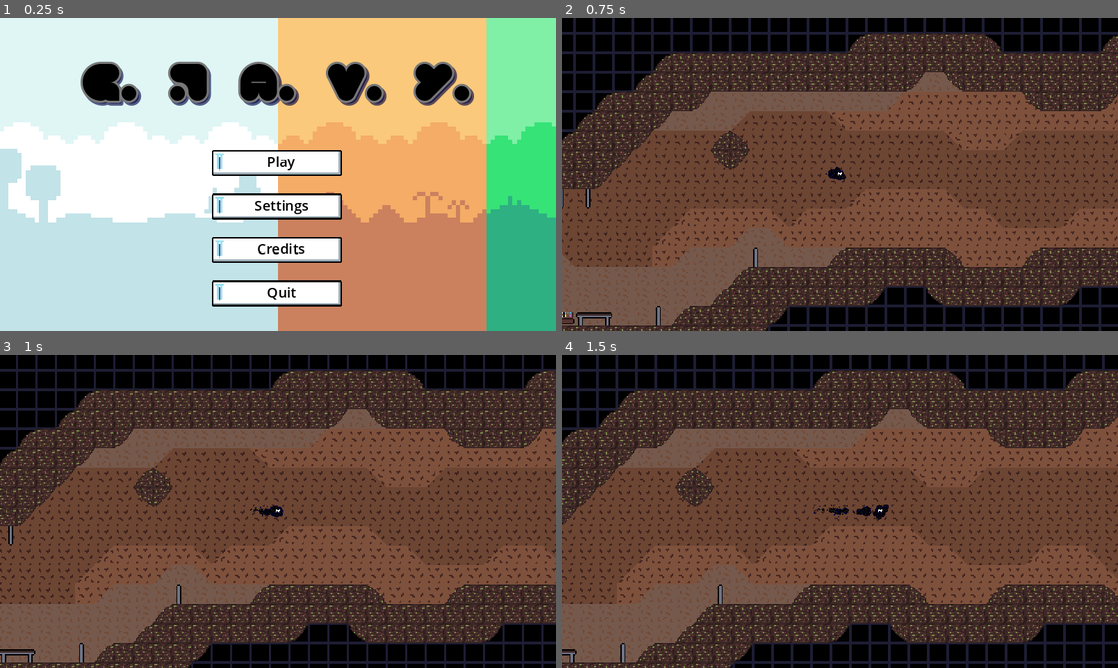
Above: before the commit, frames 1-4 (two rows, left to right).
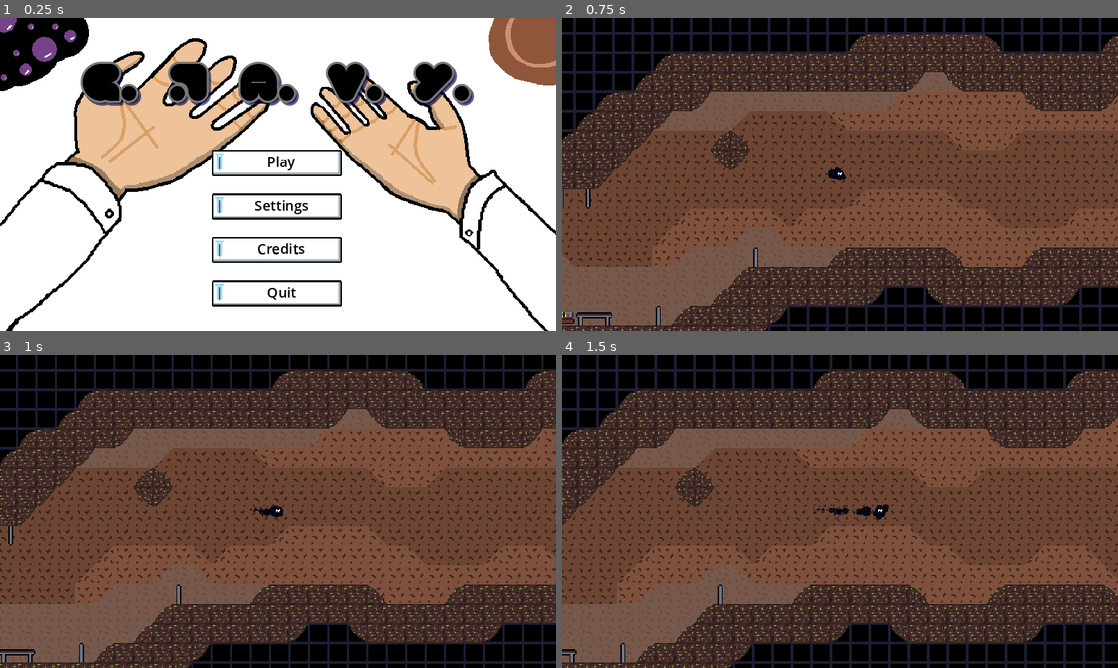
Above: after the commit, the same moments.

Repository: BenBenBenB/godot-testing-2d
Game: Godot game, scene res://scene/main.tscn
The game is run twice, just before and just after one commit, with the same random seed, the same clock (stepped at 60 frames per second) and the same inputs. Sound files missing from this copy of the repository are replaced by a short silence.
Inputs (mouse positions are in pixels of both pictures, inside the frame that each line leads up to):
- Up to frame 1 (0.25 s): no input
- Up to frame 2 (0.75 s): click "Play" at 0.5 s
- Up to frame 3 (1 s): no input
- Up to frame 4 (1.5 s): move the mouse to (962, 495) at 1.27 s; hold D (move_right) from 1.28 s (still down)

The runs differ from the first frame. In frame 1, 82% of the frame differs, in the area x 0-100%, y 0-100%; in frame 2, nothing differs; in frame 3, nothing differs; in frame 4, nothing differs.

Commit message:
added menu image, music and sfx files added

Diff:
--- a/scene/ui/main_menu.tscn
+++ b/scene/ui/main_menu.tscn
@@ -1,9 +1,9 @@
 [gd_scene load_steps=6 format=3 uid="uid://buon2mtc7x5m4"]
 
-[ext_resource type="Texture2D" uid="uid://c6krlrd2cb8sl" path="res://assets/sprite/tilemap-backgrounds_packed.png" id="1_gpdyg"]
 [ext_resource type="Script" path="res://scene/ui/main_menu.gd" id="1_i3etc"]
 [ext_resource type="Theme" uid="uid://nd2u72aiasw8" path="res://resource/UI_theme.tres" id="1_yi4ks"]
 [ext_resource type="AudioStream" uid="uid://dsb85bjxex0dc" path="res://assets/music/03 - menu_game jam test 1.mp3" id="3_67hhc"]
+[ext_resource type="Texture2D" uid="uid://vgam182o5ysb" path="res://assets/tileset/menu_bg.png" id="4_ybdeq"]
 [ext_resource type="PackedScene" uid="uid://cg2matkx410x5" path="res://scene/ui/hover_particle.tscn" id="7_giq17"]
 
 [node name="MainMenu" type="Control"]
@@ -21,15 +21,13 @@
 autoplay = true
 bus = &"Music"
 
-[node name="Background" type="TextureRect" parent="."]
+[node name="background" type="TextureRect" parent="."]
 layout_mode = 1
-anchors_preset = 15
-anchor_right = 1.0
-anchor_bottom = 1.0
-grow_horizontal = 2
-grow_vertical = 2
-texture = ExtResource("1_gpdyg")
-stretch_mode = 6
+offset_right = 720.0
+offset_bottom = 480.0
+scale = Vector2(0.9, 0.9)
+texture = ExtResource("4_ybdeq")
+stretch_mode = 4
 
 [node name="MarginContainer" type="MarginContainer" parent="."]
 layout_mode = 1
Binary file added: assets/tileset/menu_bg.png
Not shown, added: assets/tileset/menu_bg.png.import
Not shown, added: assets/music/UI bleep 1.wav
Not shown, added: assets/music/UI bleep 2.wav
Not shown, added: assets/music/death screen final.wav
Not shown, added: assets/music/eating sfx.wav
Not shown, added: assets/music/goopy oof (no delay).wav
Not shown, added: assets/music/level music final.wav
Not shown, added: assets/music/rat fight music final.wav
Not shown, added: assets/music/rat laugh.wav
Not shown, added: assets/music/title music final.wav
Not shown, added: assets/music/victory and credits final.wav
